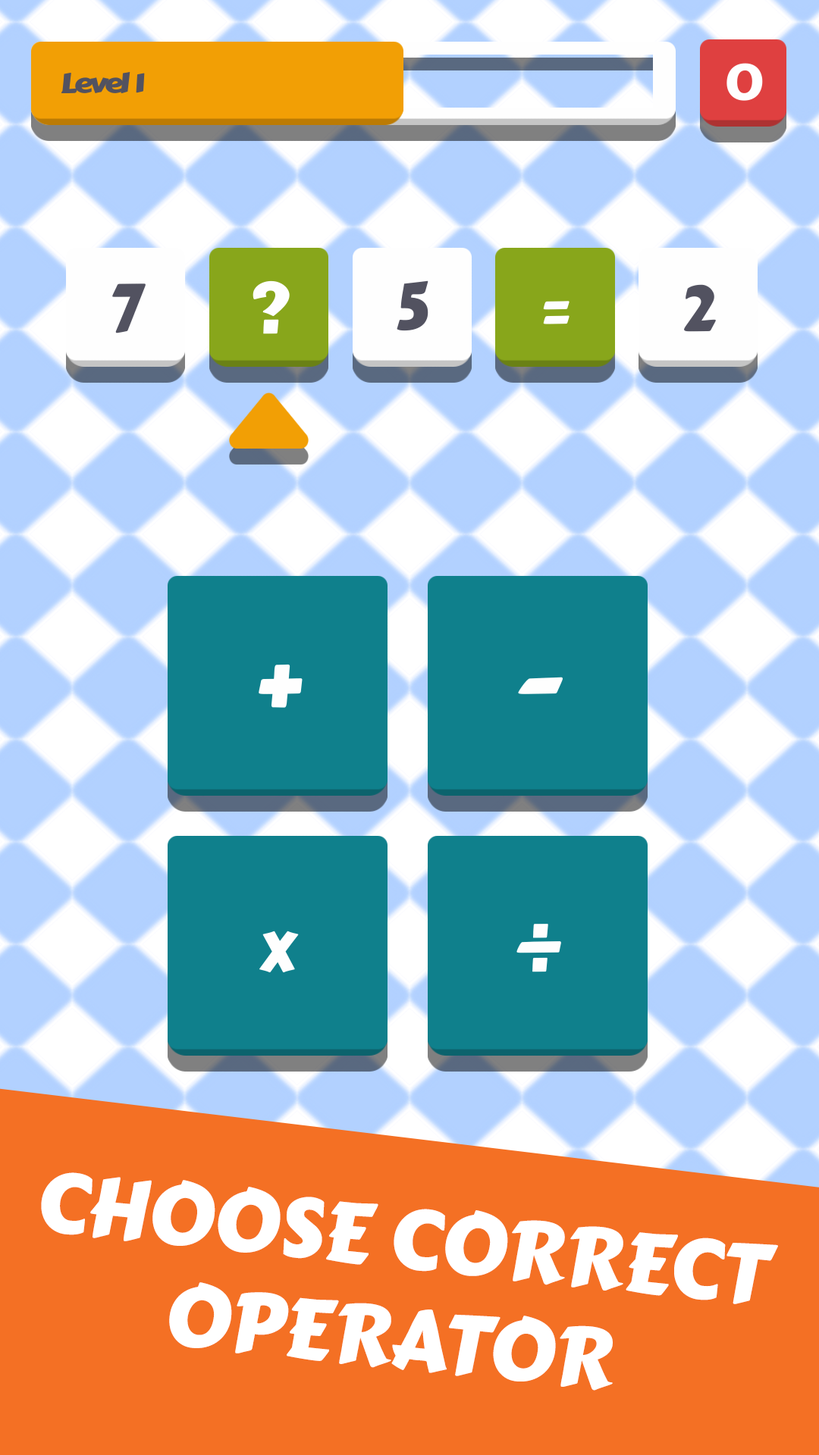
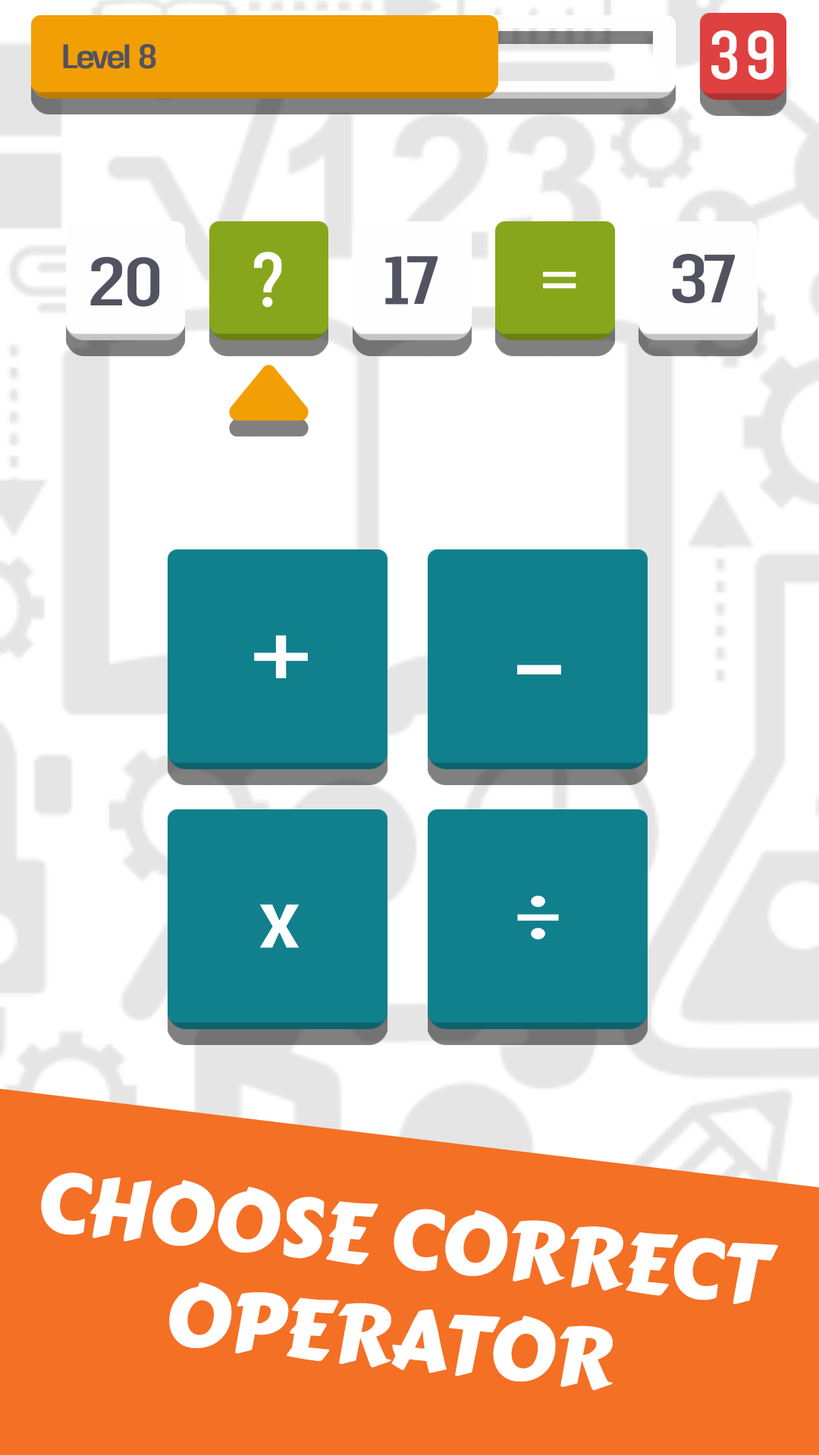
Revision of a layered 819×1455 image; what changed, layer by layer:
painted on "CHOOSE CORRECT OPERATOR" over [84, 1172, 778, 1312]
renamed "Background" to "Layer 1", painted on it over [0, 0, 819, 1312]
